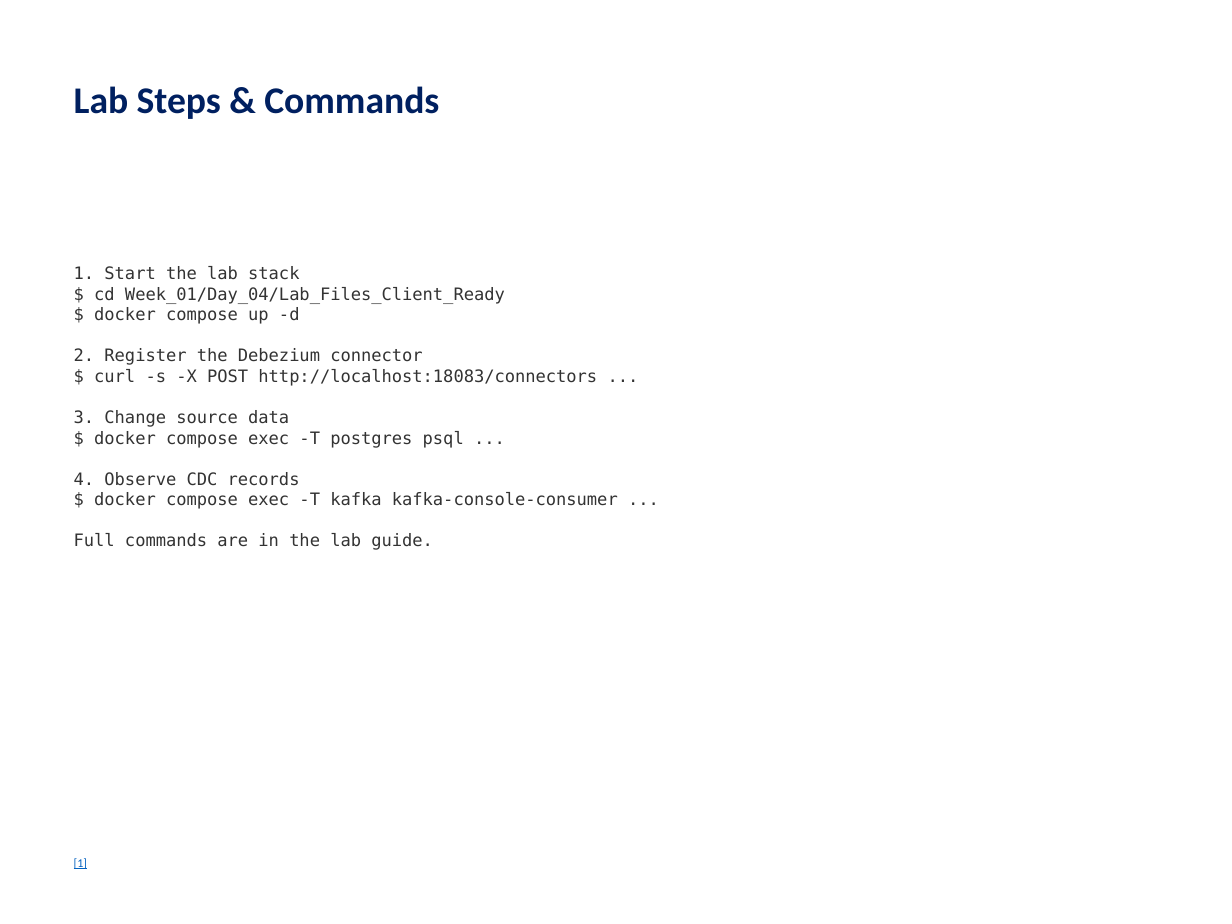
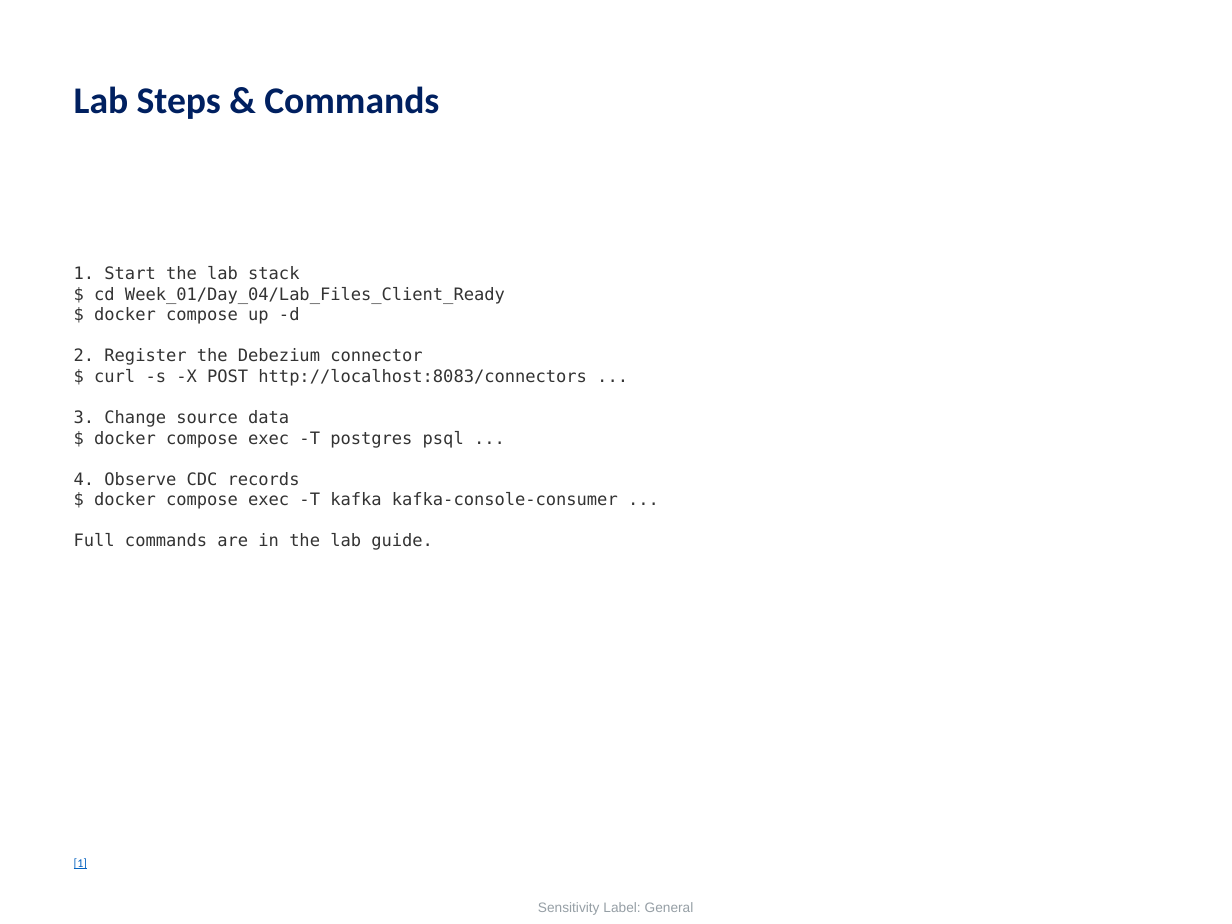
Before and after one commit to Icynima/Medallion-pipeline, a slide deck: slide 52 of Week_01/Day_04/Slides/Day_04_Slides.pptx (slide 31 before the commit). Drawn at 1232x924 pixels with LibreOffice and Linux fonts; fonts in the diff are those of the drawing. Boxes give left, top, right and bottom in pixels: in the first picture for what was removed or moved away, otherwise in the second. Text is boxed around its words. In the diff, an @@ line names an element or a change of style, - is before the commit and + after.

Commit message:
Update Kafka configuration and add CDC monitoring tools
- Changed Kafka bootstrap server port from 19092 to 9092 in cdc_inspector.py and docker-compose.yml.
- Updated docker-compose.yml to include health checks for Kafka, Zookeeper, Postgres, and Connect services.
- Added new Python scripts for comparing CDC event formats (cdc_compare_formats.py) and monitoring CDC pipelines (cdc_monitor.py).
- Introduced PostgreSQL snapshot connector configuration (postgres-snapshot-connector.json) for initial data loading.
- Implemented schema evolution demonstration (schema_evolution_demo.py) to showcase Debezium's handling of schema changes.
- Updated requirements.txt to include psycopg2-binary and requests libraries.
- Modified Day 04 slides (Day_04_Slides.pptx) to reflect recent changes.

```diff
--- a/Week_01/Day_04/Slides/Day_04_Slides.pptx
+++ b/Week_01/Day_04/Slides/Day_04_Slides.pptx
@@ text at <box>94,369,587,386</box>: text changed @@
-$ curl -s -X POST http://localhost:18083/connectors ...
+$ curl -s -X POST http://localhost:8083/connectors ...
@@ text added at <box>538,902,694,915</box>, 8 pt, text #2E404D at 50% opacity @@
+Sensitivity Label: General
```
Also in this commit, not shown: 35 other slides changed, 27 slides added, 3 slides removed, 8 other files.
